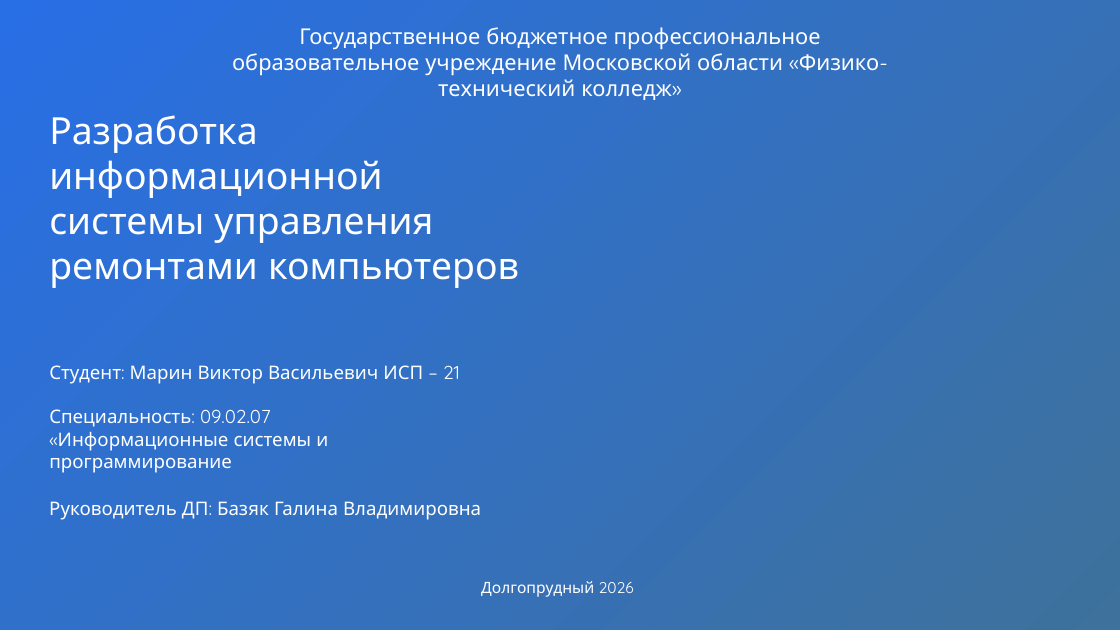
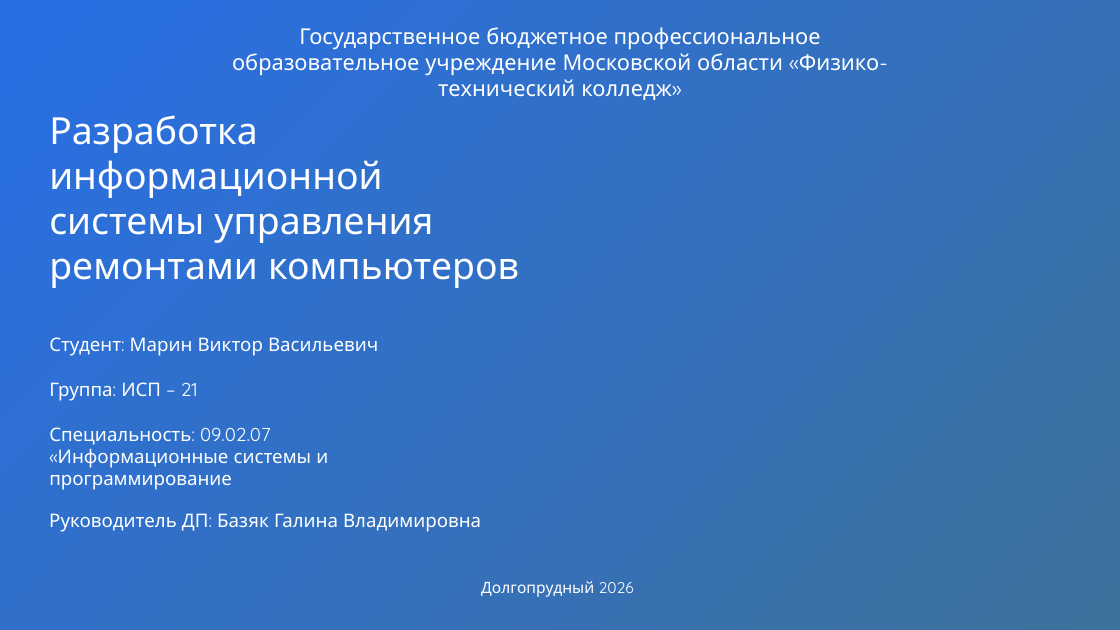
Before and after one commit to tmwsw/graduate, a slide deck: slide 1 of Презентация ДП Марин Виктор.pptx. Drawn at 1120x630 pixels with LibreOffice and Linux fonts; fonts in the diff are those of the drawing; background and template pictures are left out. Boxes give left, top, right and bottom in pixels: in the first picture for what was removed or moved away, otherwise in the second. Text is boxed around its words. In the diff, an @@ line names an element or a change of style, - is before the commit and + after.

```diff
--- a/Презентация ДП Марин Виктор.pptx
+++ b/Презентация ДП Марин Виктор.pptx
@@ text "Студент: Марин Виктор Васильевич" moved from (x1=49, y1=365, x2=460, y2=473) to (x1=49, y1=337, x2=378, y2=490) @@
@@ text at (x1=49, y1=337, x2=378, y2=401): text changed @@
-Студент: Марин Виктор Васильевич ИСП – 21
+Студент: Марин Виктор Васильевич
+Группа: ИСП – 21
@@ text "Руководитель ДП: Базяк Галина Владимировна" moved from (x1=49, y1=501, x2=481, y2=520) to (x1=49, y1=513, x2=481, y2=532) @@
```
